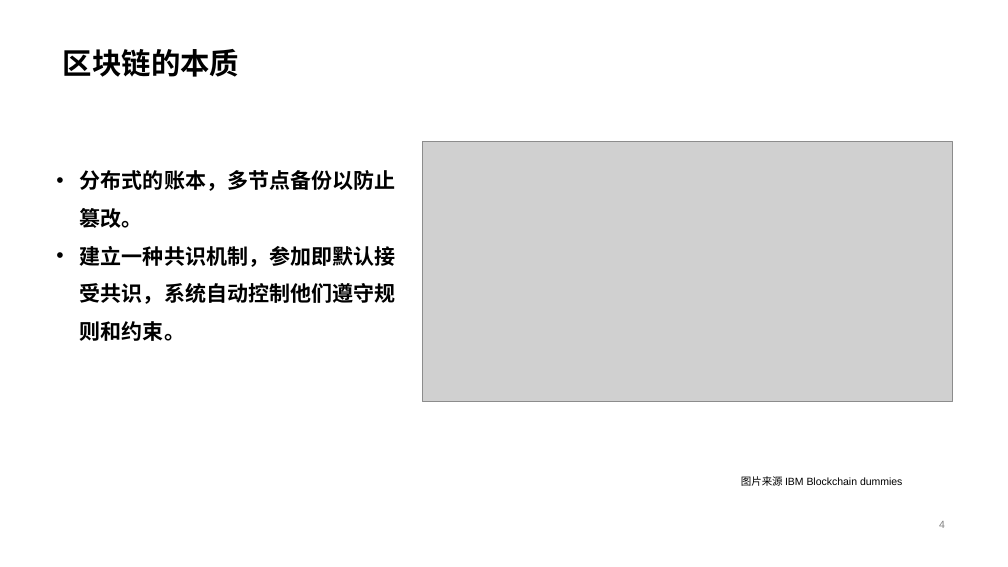
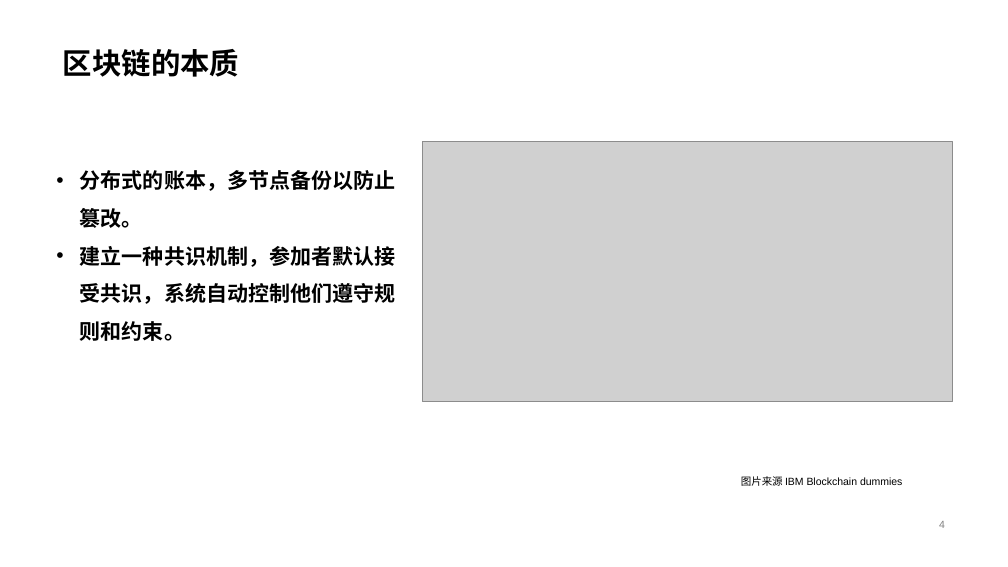
Before and after one commit to livingworld/IA004_blockchain, a slide deck: slide 4 of delivery/区块链投资防骗指南 v1.0.pptx. Drawn at 1008x567 pixels with LibreOffice and Linux fonts; fonts in the diff are those of the drawing; grey boxes stand for pictures. Boxes give left, top, right and bottom in pixels: in the first picture for what was removed or moved away, otherwise in the second. Text is boxed around its words. In the diff, an @@ line names an element or a change of style, - is before the commit and + after.

```diff
--- a/delivery/区块链投资防骗指南 v1.0.pptx
+++ b/delivery/区块链投资防骗指南 v1.0.pptx
@@ text at (80,246,395,341): text changed @@
-• 建立一种共识机制，参加即默认接受共识，系统自动控制他们遵守规则和约束。
+• 建立一种共识机制，参加者默认接受共识，系统自动控制他们遵守规则和约束。
```
Also in this commit, not shown: 4 other slides changed, 1 slide added, 2 other files.
